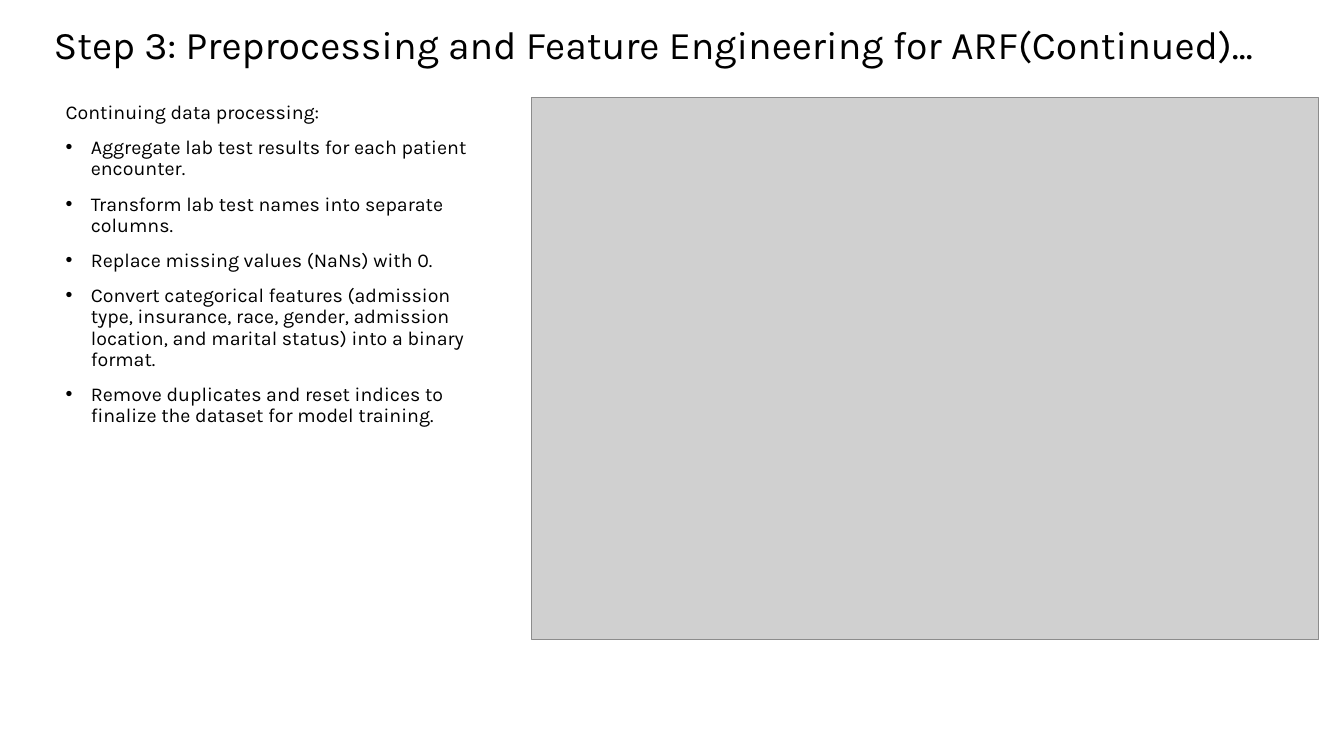
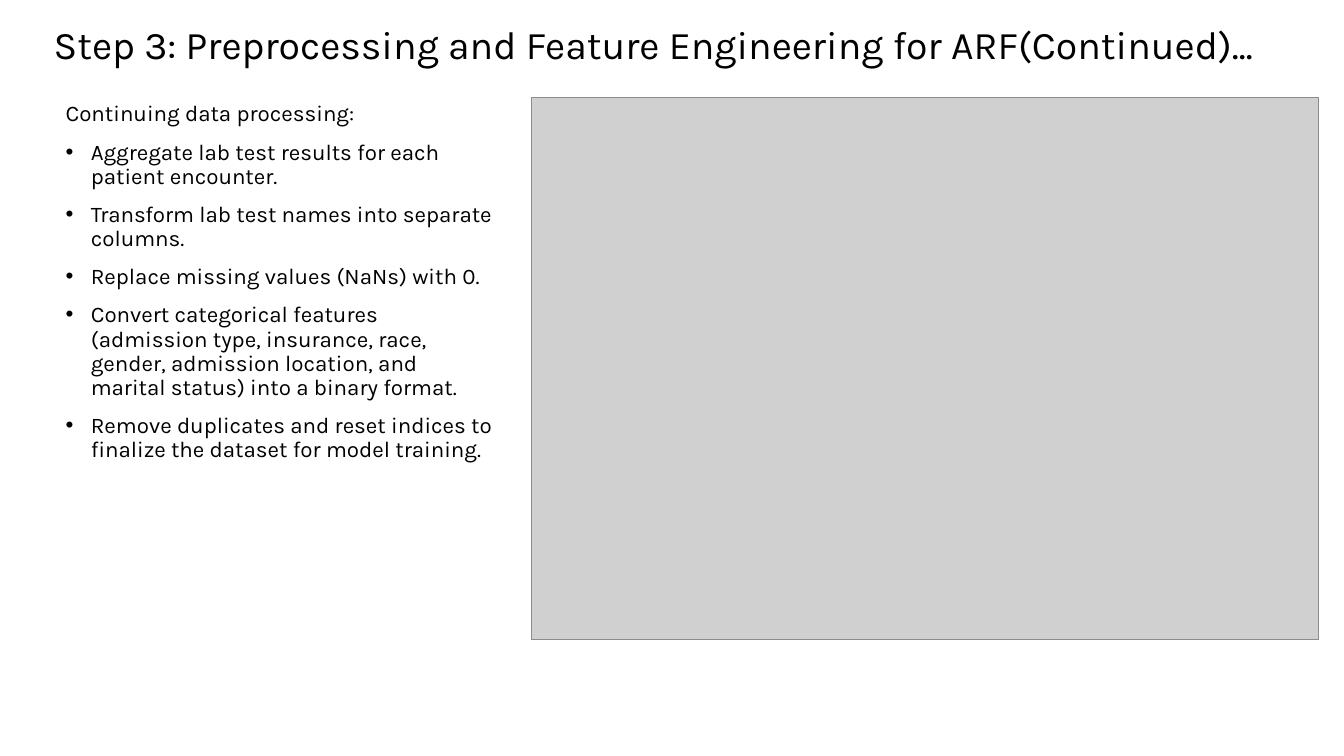
Before and after one commit to AnkitaSavaliya/AIH, a slide deck: slide 9 of ML-DL_MIMIC-IV_ARF_MORTALITY_PREDICTION.pptx. Drawn at 1344x756 pixels with LibreOffice and Linux fonts; fonts in the diff are those of the drawing; grey boxes stand for pictures. Boxes give left, top, right and bottom in pixels: in the first picture for what was removed or moved away, otherwise in the second. Text is boxed around its words. In the diff, an @@ line names an element or a change of style, - is before the commit and + after.

```diff
--- a/ML-DL_MIMIC-IV_ARF_MORTALITY_PREDICTION.pptx
+++ b/ML-DL_MIMIC-IV_ARF_MORTALITY_PREDICTION.pptx
@@ text "Continuing data processing:" at (66, 105, 492, 463): size 14 to 16 pt @@
```
Also in this commit, not shown: 18 other slides changed, 1 other file.
